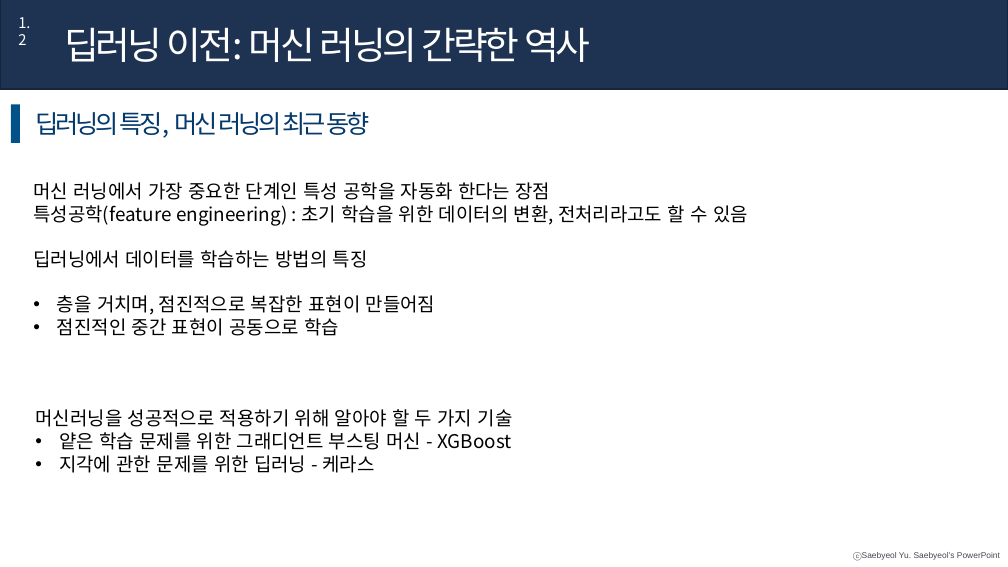
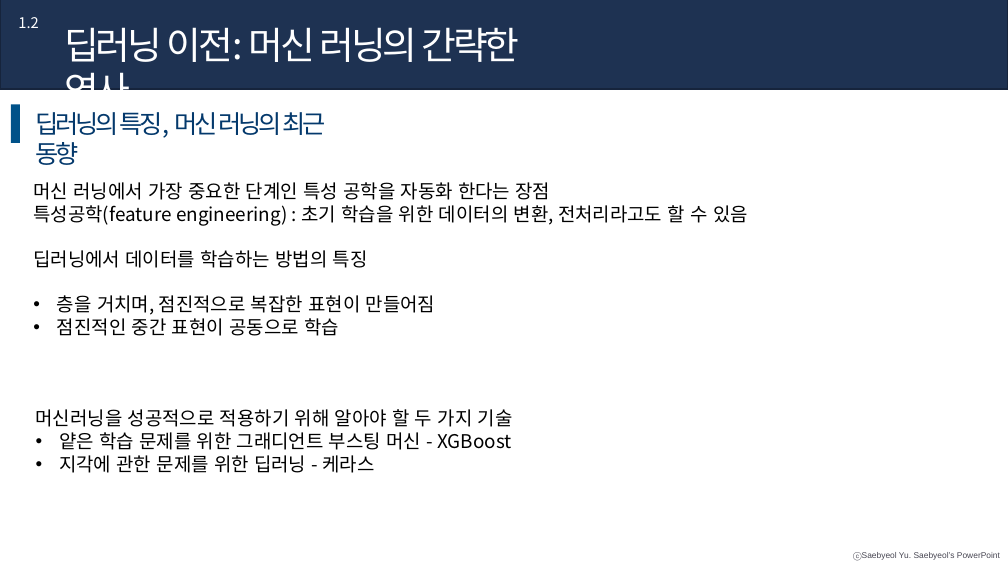
Before and after one commit to longBright/2022_DeepLearningStudy, a slide deck: slide 14 of 03_Team_Data/B팀/2주차_1.1,1.2_B팀_이규리.pptx. Drawn at 1008x567 pixels with LibreOffice and Linux fonts; fonts in the diff are those of the drawing. Boxes give left, top, right and bottom in pixels: in the first picture for what was removed or moved away, otherwise in the second. Text is boxed around its words. In the diff, an @@ line names an element or a change of style, - is before the commit and + after.

```diff
--- a/03_Team_Data/B팀/2주차_1.1,1.2_B팀_이규리.pptx
+++ b/03_Team_Data/B팀/2주차_1.1,1.2_B팀_이규리.pptx
@@ text "1.2" rewrapped from <box>18,17,30,45</box> to <box>18,17,38,28</box> @@
@@ text "딥러닝 이전: 머신 러닝의 간략한 ..." rewrapped from <box>64,27,590,62</box> to <box>64,27,520,115</box> @@
@@ text "딥러닝의 특징, 머신 러닝의 최근 ..." rewrapped from <box>35,112,370,138</box> to <box>36,112,326,165</box> @@
```
Also in this commit, not shown: 9 other slides changed, 1 other file.
